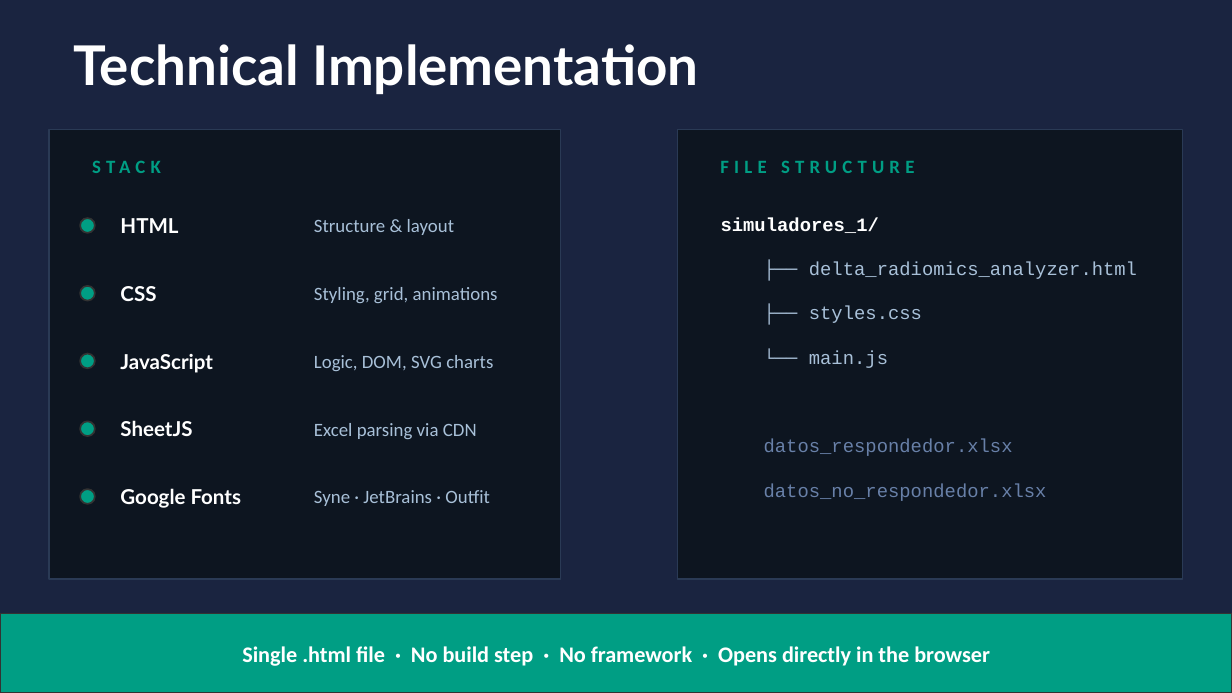
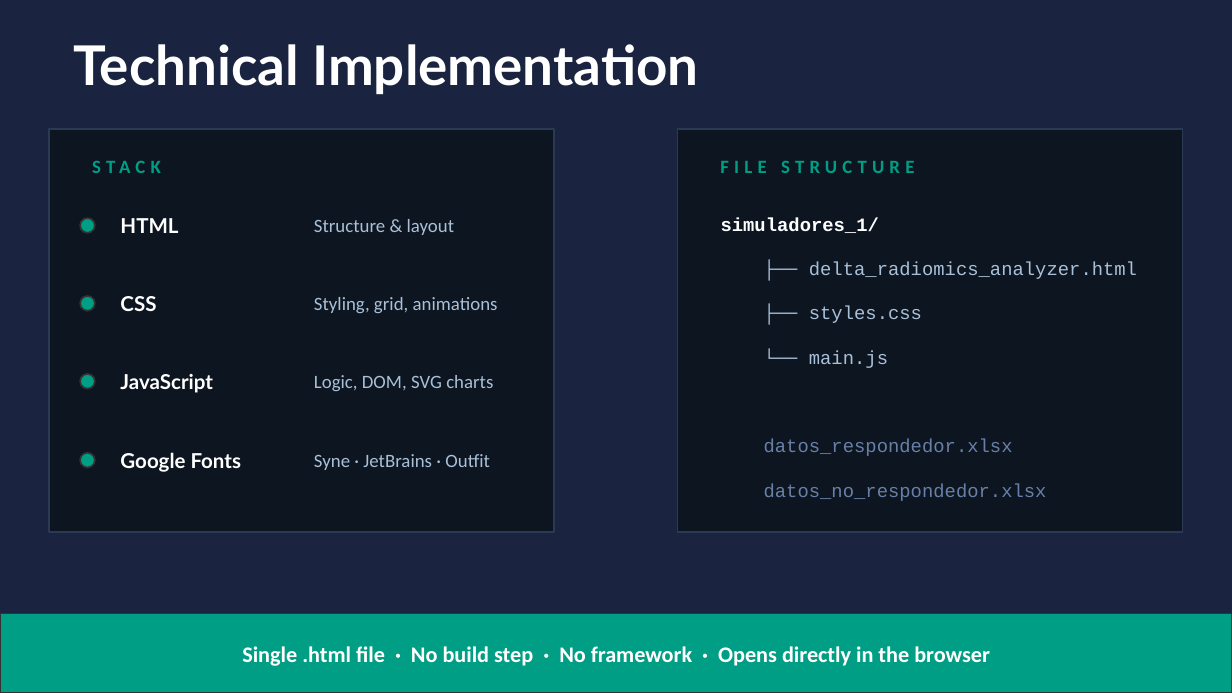
Before and after one commit to Giacomo98DaRe/Informatica_para_la_investigacion, a slide deck: slide 4 of simuladores_1/presentacion/delta_radiomics_presentation.pptx. Drawn at 1232x693 pixels with LibreOffice and Linux fonts; fonts in the diff are those of the drawing. Boxes give left, top, right and bottom in pixels: in the first picture for what was removed or moved away, otherwise in the second. Text is boxed around its words. In the diff, an @@ line names an element or a change of style, - is before the commit and + after.

```diff
--- a/simuladores_1/presentacion/delta_radiomics_presentation.pptx
+++ b/simuladores_1/presentacion/delta_radiomics_presentation.pptx
@@ rectangle: place and size @@
-rectangle at box(49, 129, 561, 579)
+rectangle at box(49, 129, 554, 532)
@@ rectangle: place and size @@
-rectangle at box(678, 129, 1183, 579)
+rectangle at box(678, 129, 1183, 532)
@@ 2 texts, 1 ellipse: place and size @@
-2 texts, 1 ellipse at box(80, 286, 498, 303)
+2 texts, 1 ellipse at box(80, 296, 498, 313)
@@ 2 texts, 1 ellipse: place and size @@
-2 texts, 1 ellipse at box(80, 354, 493, 373)
+2 texts, 1 ellipse at box(80, 374, 493, 393)
@@ ellipse removed at box(80, 421, 95, 436) @@
@@ text removed at box(120, 420, 192, 436) @@
-SheetJS
@@ text removed at box(314, 423, 477, 439) @@
-Excel parsing via CDN
@@ 2 texts, 1 ellipse: place and size @@
-2 texts, 1 ellipse at box(80, 488, 490, 508)
+2 texts, 1 ellipse at box(80, 452, 490, 472)
```
Also in this commit, not shown: 1 other slide changed, 1 other file.
